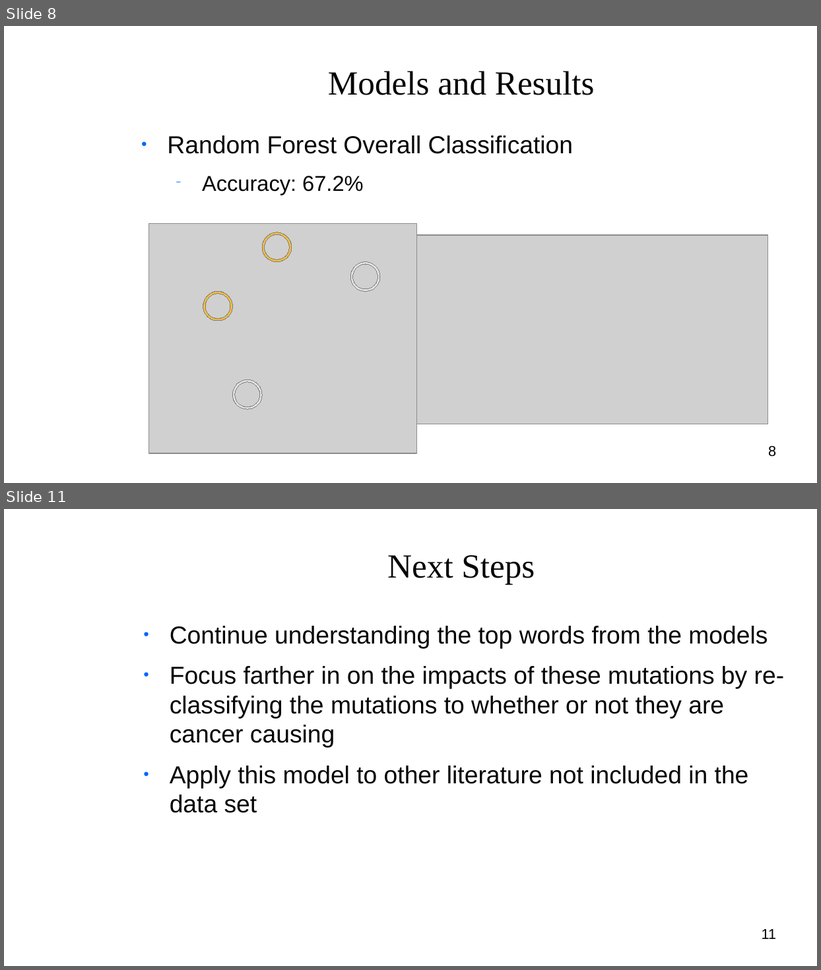
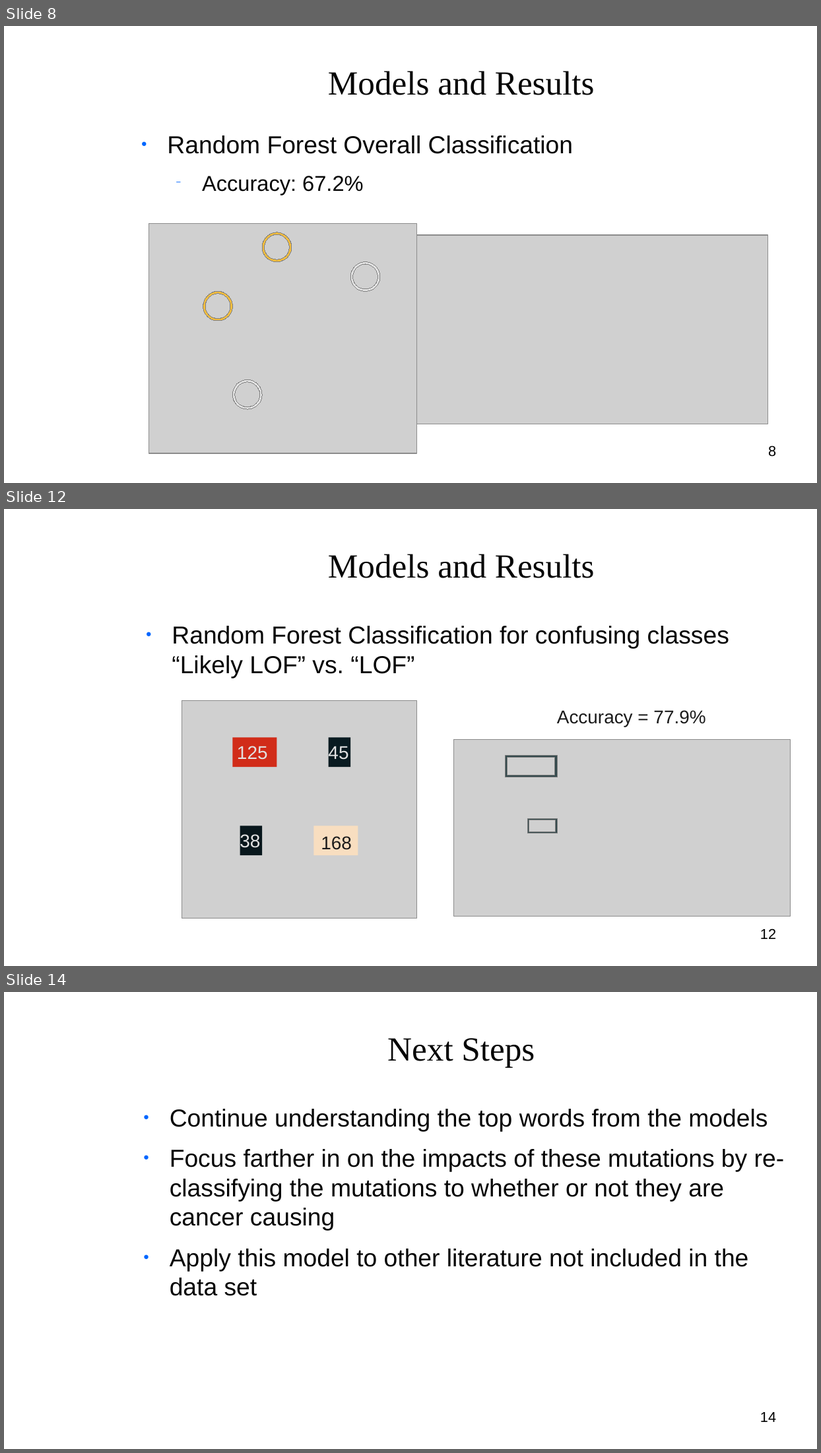
Before and after one commit to Shredder42/mutations, a slide deck: presentation.odp. Shown one above the other, each under a label of ours: slides 8 and 11 before the commit, slides 8, 12 and 14 after it; the slides between them are not shown. The pictures are 821x970 and 821x1453 pixels, drawn with LibreOffice and Linux fonts; fonts in the diff are those of the drawing; grey boxes stand for pictures; background and template pictures are left out. Boxes give left, top, right and bottom in pixels: in the first picture for what was removed or moved away, otherwise in the second. Text is boxed around its words. In the diff, an @@ line names an element or a change of style, - is before the commit and + after.

```diff
--- a/presentation.odp
+++ b/presentation.odp
@@ slide 12 added at bbox=[4, 509, 817, 966], background picture (left out) @@
@@ title added at bbox=[328, 554, 595, 578], 33 pt, text #050505 @@
+Models and Results
@@ text added at bbox=[172, 626, 729, 678], 24 pt, text #050505 @@
+● Random Forest Classification for confusing classes “Likely LOF” vs. “LOF”
@@ picture added at bbox=[182, 701, 417, 918] @@
@@ text added at bbox=[557, 710, 706, 727], 18 pt, text #1B1B1B @@
+Accuracy = 77.9%
@@ rectangle added at bbox=[233, 738, 277, 767], fill #D12C19 @@
@@ text added at bbox=[237, 746, 268, 760], 18 pt, text #E2E2E2 @@
+125
@@ text added at bbox=[328, 745, 349, 763], 18 pt, text #E2E2E2 @@
+45
@@ rectangle added at bbox=[329, 738, 350, 767], fill #091B21 @@
@@ picture added at bbox=[454, 740, 791, 917] @@
@@ frame added at bbox=[506, 755, 557, 778], fill #354B4E, outline #808080 0 pt @@
@@ frame added at bbox=[528, 819, 557, 834], fill #354B4E, outline #808080 0 pt @@
@@ text added at bbox=[240, 834, 260, 852], 18 pt, text #E2E2E2 @@
+38
@@ rectangle added at bbox=[240, 826, 262, 855], fill #08171C @@
@@ rectangle added at bbox=[314, 826, 358, 855], fill #F8DEC0 @@
@@ text added at bbox=[321, 836, 352, 850], 18 pt, text #1B1B1B @@
+168
@@ page number added at bbox=[760, 929, 776, 939], 14 pt, text #000000 @@
+12
@@ what was slide 11 is now slide 14 @@
@@ page number at bbox=[760, 1412, 776, 1422]: text changed @@
-11
+14
```
Also in this commit, not shown: 4 slides changed, 2 other slides added.
